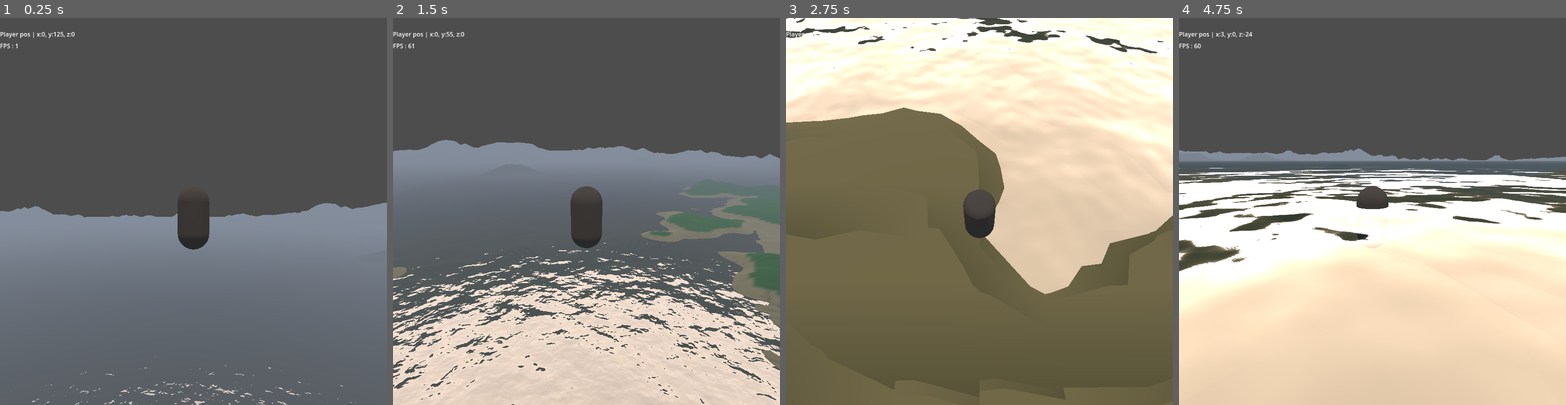
Above: before the commit, frames 1-4 (left to right).
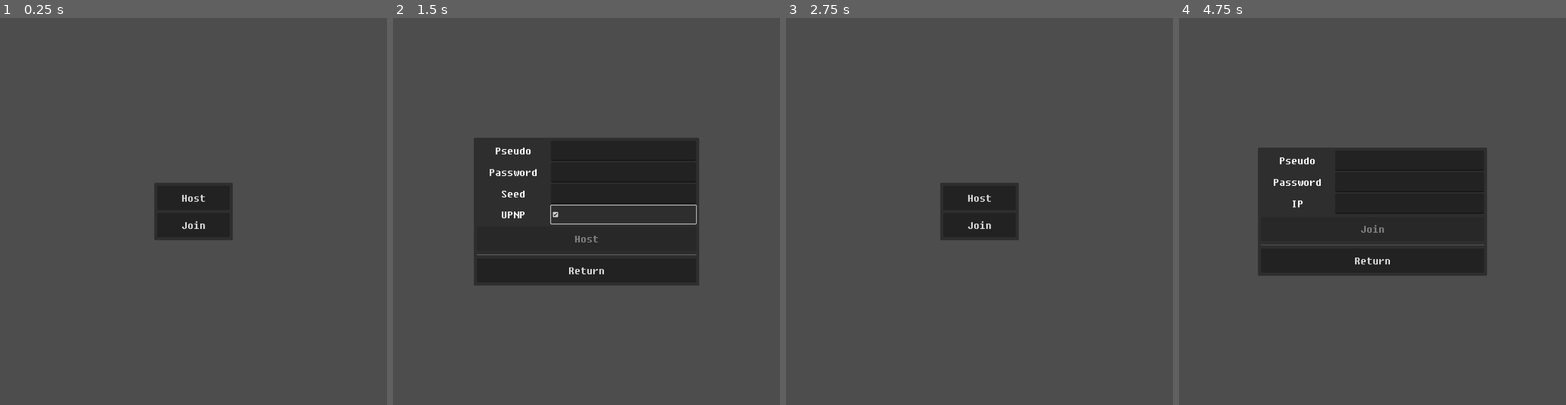
Above: after the commit, the same moments.

Repository: Mo-BiuS/Terrain3DGenTest2
Game: Godot game, scene res://Source/Main.tscn
Same seed, same stepped clock (60 frames per second), same inputs: the game is played once before the commit and once after it. Before the commit the project starts from res://Source/Game/Game.tscn.
Inputs (mouse positions are in pixels of both pictures, inside the frame that each line leads up to):
- Up to frame 1 (0.25 s): no input
- Up to frame 2 (1.5 s): click (586, 196) at 0.5 s, where only the run after the commit has a clickable "Host"; click (625, 215) at 1.27 s
- Up to frame 3 (2.75 s): click (979, 269) at 2 s, where only the run after the commit has a clickable "Return"
- Up to frame 4 (4.75 s): click (1372, 226) at 2.75 s, where only the run after the commit has a clickable "Join"; move the mouse to (1391, 211) at 3.52 s; hold Space (space) 3.53-4.28 s; hold W (forward) from 3.53 s (still down); move the mouse to (1353, 211) at 4.27 s; tap Space (space) at 4.35 s

The runs differ from the first frame. In frame 1, 47% of the frame differs, in the area x 0-100%, y 3-100%; in frame 2, 57%; in frame 3, 83%, in the area x 0-100%, y 0-100%; in frame 4, 62%.

Commit message:
basic menu

Diff:
--- a/Source/Game/UI/MenuUI.gd
+++ /dev/null
@@ -1 +0,0 @@
-class_name MenuUI extends CanvasLayer
--- a/Source/Game/UI/MenuUI.tscn
+++ /dev/null
@@ -1,3 +0,0 @@
-[gd_scene format=3 uid="uid://bblfkbm1wa1mo"]
-
-[node name="MenuUI" type="CanvasLayer"]
--- a/Source/Main.tscn
+++ b/Source/Main.tscn
@@ -1,6 +1,9 @@
-[gd_scene load_steps=2 format=3 uid="uid://lpe2ad78lunl"]
+[gd_scene load_steps=3 format=3 uid="uid://lpe2ad78lunl"]
 
 [ext_resource type="Script" path="res://Source/Main.gd" id="1_lt2bo"]
+[ext_resource type="PackedScene" uid="uid://bblfkbm1wa1mo" path="res://Source/MenuUI/MenuUI.tscn" id="2_kdatj"]
 
 [node name="Main" type="Node"]
 script = ExtResource("1_lt2bo")
+
+[node name="MenuUI" parent="." instance=ExtResource("2_kdatj")]
--- /dev/null
+++ b/Source/MenuUI/HostMenu.gd
@@ -0,0 +1,28 @@
+class_name HostMenu extends PanelContainer
+
+@onready var pseudoLine:LineEdit = $MarginContainer/VBoxContainer/GridContainer/PseudoLine
+@onready var passwordLine:LineEdit = $MarginContainer/VBoxContainer/GridContainer/PasswordLine
+@onready var seedLine:LineEdit = $MarginContainer/VBoxContainer/GridContainer/SeedLine
+@onready var upnpCheck:CheckBox = $MarginContainer/VBoxContainer/GridContainer/UPNPCheck
+
+@onready var hostButton:Button = $MarginContainer/VBoxContainer/HostButton
+
+signal host(pseudo:String, password:String, seed:int, upnp:bool)
+signal goBack()
+
+func init():
+	pseudoLine.clear()
+	passwordLine.clear()
+	seedLine.clear()
+	upnpCheck.button_pressed = false
+	hostButton.disabled = true
+
+func validateHost()-> void:
+	hostButton.disabled = !(!pseudoLine.text.is_empty())
+func _on_pseudo_line_text_changed(new_text: String) -> void:
+	validateHost()
+
+func _on_host_button_pressed() -> void:
+	host.emit(pseudoLine.text, passwordLine.text, seedLine.text.to_int(), upnpCheck.button_pressed)
+func _on_go_back_button_pressed() -> void:
+	goBack.emit()
--- /dev/null
+++ b/Source/MenuUI/HostMenu.tscn
@@ -0,0 +1,109 @@
+[gd_scene load_steps=3 format=3 uid="uid://ltasiqwkkfa8"]
+
+[ext_resource type="FontFile" uid="uid://d0aw4bklyegh8" path="res://Ressources/Font/FSEX300.ttf" id="1_chire"]
+[ext_resource type="Script" path="res://Source/MenuUI/HostMenu.gd" id="1_nklh8"]
+
+[node name="HostMenu" type="PanelContainer"]
+anchors_preset = 8
+anchor_left = 0.5
+anchor_top = 0.5
+anchor_right = 0.5
+anchor_bottom = 0.5
+offset_left = -20.0
+offset_top = -20.0
+offset_right = 20.0
+offset_bottom = 20.0
+grow_horizontal = 2
+grow_vertical = 2
+script = ExtResource("1_nklh8")
+
+[node name="MarginContainer" type="MarginContainer" parent="."]
+layout_mode = 2
+theme_override_constants/margin_left = 8
+theme_override_constants/margin_top = 8
+theme_override_constants/margin_right = 8
+theme_override_constants/margin_bottom = 8
+
+[node name="VBoxContainer" type="VBoxContainer" parent="MarginContainer"]
+layout_mode = 2
+theme_override_constants/separation = 8
+
+[node name="GridContainer" type="GridContainer" parent="MarginContainer/VBoxContainer"]
+layout_mode = 2
+columns = 2
+
+[node name="Label" type="Label" parent="MarginContainer/VBoxContainer/GridContainer"]
+custom_minimum_size = Vector2(192, 48)
+layout_mode = 2
+theme_override_fonts/font = ExtResource("1_chire")
+theme_override_font_sizes/font_size = 32
+text = "Pseudo"
+horizontal_alignment = 1
+vertical_alignment = 1
+
+[node name="PseudoLine" type="LineEdit" parent="MarginContainer/VBoxContainer/GridContainer"]
+custom_minimum_size = Vector2(384, 0)
+layout_mode = 2
+theme_override_font_sizes/font_size = 32
+
+[node name="Label2" type="Label" parent="MarginContainer/VBoxContainer/GridContainer"]
+custom_minimum_size = Vector2(192, 48)
+layout_mode = 2
+theme_override_fonts/font = ExtResource("1_chire")
+theme_override_font_sizes/font_size = 32
+text = "Password"
+horizontal_alignment = 1
+vertical_alignment = 1
+
+[node name="PasswordLine" type="LineEdit" parent="MarginContainer/VBoxContainer/GridContainer"]
+custom_minimum_size = Vector2(384, 0)
+layout_mode = 2
+theme_override_font_sizes/font_size = 32
+secret = true
+
+[node name="Label3" type="Label" parent="MarginContainer/VBoxContainer/GridContainer"]
+custom_minimum_size = Vector2(192, 48)
+layout_mode = 2
+theme_override_fonts/font = ExtResource("1_chire")
+theme_override_font_sizes/font_size = 32
+text = "Seed"
+horizontal_alignment = 1
+vertical_alignment = 1
+
+[node name="SeedLine" type="LineEdit" parent="MarginContainer/VBoxContainer/GridContainer"]
+custom_minimum_size = Vector2(384, 0)
+layout_mode = 2
+theme_override_font_sizes/font_size = 32
+
+[node name="Label4" type="Label" parent="MarginContainer/VBoxContainer/GridContainer"]
+custom_minimum_size = Vector2(192, 48)
+layout_mode = 2
+theme_override_fonts/font = ExtResource("1_chire")
+theme_override_font_sizes/font_size = 32
+text = "UPNP"
+horizontal_alignment = 1
+vertical_alignment = 1
+
+[node name="UPNPCheck" type="CheckBox" parent="MarginContainer/VBoxContainer/GridContainer"]
+layout_mode = 2
+
+[node name="HostButton" type="Button" parent="MarginContainer/VBoxContainer"]
+custom_minimum_size = Vector2(0, 64)
+layout_mode = 2
+theme_override_fonts/font = ExtResource("1_chire")
+theme_override_font_sizes/font_size = 32
+text = "Host"
+
+[node name="HSeparator" type="HSeparator" parent="MarginContainer/VBoxContainer"]
+layout_mode = 2
+
+[node name="GoBackButton" type="Button" parent="MarginContainer/VBoxContainer"]
+custom_minimum_size = Vector2(0, 64)
+layout_mode = 2
+theme_override_fonts/font = ExtResource("1_chire")
+theme_override_font_sizes/font_size = 32
+text = "Return"
+
+[connection signal="text_changed" from="MarginContainer/VBoxContainer/GridContainer/PseudoLine" to="." method="_on_pseudo_line_text_changed"]
+[connection signal="pressed" from="MarginContainer/VBoxContainer/HostButton" to="." method="_on_host_button_pressed"]
+[connection signal="pressed" from="MarginContainer/VBoxContainer/GoBackButton" to="." method="_on_go_back_button_pressed"]
--- /dev/null
+++ b/Source/MenuUI/JoinMenu.gd
@@ -0,0 +1,29 @@
+class_name JoinMenu extends PanelContainer
+
+@onready var pseudoLine:LineEdit = $MarginContainer/VBoxContainer/GridContainer/PseudoLine
+@onready var passwordLine:LineEdit = $MarginContainer/VBoxContainer/GridContainer/PasswordLine
+@onready var IPLine:LineEdit = $MarginContainer/VBoxContainer/GridContainer/IPLine
+
+@onready var joinButton:Button = $MarginContainer/VBoxContainer/JoinButton
+
+signal join(pseudo:String, password:String, ipAdress:String)
+signal goBack()
+
+func init():
+	pseudoLine.clear()
+	passwordLine.clear()
+	IPLine.clear()
+	joinButton.disabled = true
+
+func validateJoin()-> void:
+	joinButton.disabled = !(!pseudoLine.text.is_empty() && IPLine.text.is_valid_ip_address())
+
+func _on_pseudo_line_text_changed(new_text: String) -> void:
+	validateJoin()
+func _on_ip_line_text_changed(new_text: String) -> void:
+	validateJoin()
+
+func _on_join_button_pressed() -> void:
+	join.emit(pseudoLine.text, passwordLine.text, IPLine)
+func _on_go_back_button_pressed() -> void:
+	goBack.emit()
--- /dev/null
+++ b/Source/MenuUI/JoinMenu.tscn
@@ -0,0 +1,98 @@
+[gd_scene load_steps=3 format=3 uid="uid://dssoxi6pfg7rs"]
+
+[ext_resource type="FontFile" uid="uid://d0aw4bklyegh8" path="res://Ressources/Font/FSEX300.ttf" id="1_bcw24"]
+[ext_resource type="Script" path="res://Source/MenuUI/JoinMenu.gd" id="1_rtyv6"]
+
+[node name="JoinMenu" type="PanelContainer"]
+anchors_preset = 8
+anchor_left = 0.5
+anchor_top = 0.5
+anchor_right = 0.5
+anchor_bottom = 0.5
+offset_left = -146.0
+offset_top = -98.0
+offset_right = 146.0
+offset_bottom = 98.0
+grow_horizontal = 2
+grow_vertical = 2
+script = ExtResource("1_rtyv6")
+
+[node name="MarginContainer" type="MarginContainer" parent="."]
+layout_mode = 2
+theme_override_constants/margin_left = 8
+theme_override_constants/margin_top = 8
+theme_override_constants/margin_right = 8
+theme_override_constants/margin_bottom = 8
+
+[node name="VBoxContainer" type="VBoxContainer" parent="MarginContainer"]
+layout_mode = 2
+theme_override_constants/separation = 8
+
+[node name="GridContainer" type="GridContainer" parent="MarginContainer/VBoxContainer"]
+layout_mode = 2
+columns = 2
+
+[node name="Label" type="Label" parent="MarginContainer/VBoxContainer/GridContainer"]
+custom_minimum_size = Vector2(192, 48)
+layout_mode = 2
+theme_override_fonts/font = ExtResource("1_bcw24")
+theme_override_font_sizes/font_size = 32
+text = "Pseudo"
+horizontal_alignment = 1
+vertical_alignment = 1
+
+[node name="PseudoLine" type="LineEdit" parent="MarginContainer/VBoxContainer/GridContainer"]
+custom_minimum_size = Vector2(394, 0)
+layout_mode = 2
+theme_override_font_sizes/font_size = 32
+
+[node name="Label2" type="Label" parent="MarginContainer/VBoxContainer/GridContainer"]
+custom_minimum_size = Vector2(192, 48)
+layout_mode = 2
+theme_override_fonts/font = ExtResource("1_bcw24")
+theme_override_font_sizes/font_size = 32
+text = "Password"
+horizontal_alignment = 1
+vertical_alignment = 1
+
+[node name="PasswordLine" type="LineEdit" parent="MarginContainer/VBoxContainer/GridContainer"]
+custom_minimum_size = Vector2(394, 0)
+layout_mode = 2
+theme_override_font_sizes/font_size = 32
+secret = true
+
+[node name="Label3" type="Label" parent="MarginContainer/VBoxContainer/GridContainer"]
+custom_minimum_size = Vector2(192, 48)
+layout_mode = 2
+theme_override_fonts/font = ExtResource("1_bcw24")
+theme_override_font_sizes/font_size = 32
+text = "IP"
+horizontal_alignment = 1
+vertical_alignment = 1
+
+[node name="IPLine" type="LineEdit" parent="MarginContainer/VBoxContainer/GridContainer"]
+custom_minimum_size = Vector2(394, 0)
+layout_mode = 2
+theme_override_font_sizes/font_size = 32
+
+[node name="JoinButton" type="Button" parent="MarginContainer/VBoxContainer"]
+custom_minimum_size = Vector2(0, 64)
+layout_mode = 2
+theme_override_fonts/font = ExtResource("1_bcw24")
+theme_override_font_sizes/font_size = 32
+text = "Join"
+
+[node name="HSeparator" type="HSeparator" parent="MarginContainer/VBoxContainer"]
+layout_mode = 2
+
+[node name="GoBackButton" type="Button" parent="MarginContainer/VBoxContainer"]
+custom_minimum_size = Vector2(0, 64)
+layout_mode = 2
+theme_override_fonts/font = ExtResource("1_bcw24")
+theme_override_font_sizes/font_size = 32
+text = "Return"
+
+[connection signal="text_changed" from="MarginContainer/VBoxContainer/GridContainer/PseudoLine" to="." method="_on_pseudo_line_text_changed"]
+[connection signal="text_changed" from="MarginContainer/VBoxContainer/GridContainer/IPLine" to="." method="_on_ip_line_text_changed"]
+[connection signal="pressed" from="MarginContainer/VBoxContainer/JoinButton" to="." method="_on_join_button_pressed"]
+[connection signal="pressed" from="MarginContainer/VBoxContainer/GoBackButton" to="." method="_on_go_back_button_pressed"]
--- /dev/null
+++ b/Source/MenuUI/MenuUI.gd
@@ -0,0 +1,37 @@
+class_name MenuUI extends CanvasLayer
+
+@onready var multiplayerMenu:MultiplayerMenu=$MultiplayerMenu
+@onready var hostMenu:HostMenu=$HostMenu
+@onready var joinMenu:JoinMenu=$JoinMenu
+
+signal host(pseudo:String, password:String, seed:int, upnp:bool)
+signal join(pseudo:String, password:String, ipAdress:String)
+
+func _ready() -> void:
+	for i in get_children():i.hide()
+	multiplayerMenu.show()
+
+############[MultiplayerMenu]############
+func _on_multiplayer_menu_host() -> void:
+	multiplayerMenu.hide()
+	hostMenu.init()
+	hostMenu.show()
+func _on_multiplayer_menu_join() -> void:
+	multiplayerMenu.hide()
+	joinMenu.show()
+	joinMenu.init()
+
+func _on_host_menu_host(pseudo: String, password: String, seed: int, upnp: bool) -> void:
+	hostMenu.hide()
+	host.emit(pseudo, password, seed, upnp)
+func _on_host_menu_go_back() -> void:
+	hostMenu.hide()
+	multiplayerMenu.show()
+
+
+func _on_join_menu_join(pseudo: String, password: String, ipAdress: String) -> void:
+	joinMenu.hide()
+	join.emit(pseudo, password, ipAdress)
+func _on_join_menu_go_back() -> void:
+	joinMenu.hide()
+	multiplayerMenu.show()
--- /dev/null
+++ b/Source/MenuUI/MenuUI.tscn
@@ -0,0 +1,25 @@
+[gd_scene load_steps=5 format=3 uid="uid://bblfkbm1wa1mo"]
+
+[ext_resource type="PackedScene" uid="uid://gtvffnkx5nci" path="res://Source/MenuUI/MultiplayerMenu.tscn" id="1_25vbi"]
+[ext_resource type="Script" path="res://Source/MenuUI/MenuUI.gd" id="1_kpfep"]
+[ext_resource type="PackedScene" uid="uid://ltasiqwkkfa8" path="res://Source/MenuUI/HostMenu.tscn" id="3_th5ik"]
+[ext_resource type="PackedScene" uid="uid://dssoxi6pfg7rs" path="res://Source/MenuUI/JoinMenu.tscn" id="5_v4hj6"]
+
+[node name="MenuUI" type="CanvasLayer"]
+script = ExtResource("1_kpfep")
+
+[node name="MultiplayerMenu" parent="." instance=ExtResource("1_25vbi")]
+visible = false
+
+[node name="HostMenu" parent="." instance=ExtResource("3_th5ik")]
+visible = false
+
+[node name="JoinMenu" parent="." instance=ExtResource("5_v4hj6")]
+visible = false
+
+[connection signal="host" from="MultiplayerMenu" to="." method="_on_multiplayer_menu_host"]
+[connection signal="join" from="MultiplayerMenu" to="." method="_on_multiplayer_menu_join"]
+[connection signal="goBack" from="HostMenu" to="." method="_on_host_menu_go_back"]
+[connection signal="host" from="HostMenu" to="." method="_on_host_menu_host"]
+[connection signal="goBack" from="JoinMenu" to="." method="_on_join_menu_go_back"]
+[connection signal="join" from="JoinMenu" to="." method="_on_join_menu_join"]
--- /dev/null
+++ b/Source/MenuUI/MultiplayerMenu.gd
@@ -0,0 +1,9 @@
+class_name MultiplayerMenu extends PanelContainer
+
+signal host;
+signal join;
+
+func _on_host_button_pressed() -> void:
+	host.emit()
+func _on_join_button_pressed() -> void:
+	join.emit()
--- /dev/null
+++ b/Source/MenuUI/MultiplayerMenu.tscn
@@ -0,0 +1,46 @@
+[gd_scene load_steps=3 format=3 uid="uid://gtvffnkx5nci"]
+
+[ext_resource type="FontFile" uid="uid://d0aw4bklyegh8" path="res://Ressources/Font/FSEX300.ttf" id="1_0k05n"]
+[ext_resource type="Script" path="res://Source/MenuUI/MultiplayerMenu.gd" id="1_ig2mv"]
+
+[node name="MultiplayerMenu" type="PanelContainer"]
+anchors_preset = 8
+anchor_left = 0.5
+anchor_top = 0.5
+anchor_right = 0.5
+anchor_bottom = 0.5
+offset_left = -72.0
+offset_top = -36.0
+offset_right = 72.0
+offset_bottom = 36.0
+grow_horizontal = 2
+grow_vertical = 2
+script = ExtResource("1_ig2mv")
+
+[node name="MarginContainer" type="MarginContainer" parent="."]
+layout_mode = 2
+theme_override_constants/margin_left = 8
+theme_override_constants/margin_top = 8
+theme_override_constants/margin_right = 8
+theme_override_constants/margin_bottom = 8
+
+[node name="SelectMenu" type="VBoxContainer" parent="MarginContainer"]
+layout_mode = 2
+theme_override_constants/separation = 8
+
+[node name="HostButton" type="Button" parent="MarginContainer/SelectMenu"]
+custom_minimum_size = Vector2(192, 64)
+layout_mode = 2
+theme_override_fonts/font = ExtResource("1_0k05n")
+theme_override_font_sizes/font_size = 32
+text = "Host"
+
+[node name="JoinButton" type="Button" parent="MarginContainer/SelectMenu"]
+custom_minimum_size = Vector2(192, 64)
+layout_mode = 2
+theme_override_fonts/font = ExtResource("1_0k05n")
+theme_override_font_sizes/font_size = 32
+text = "Join"
+
+[connection signal="pressed" from="MarginContainer/SelectMenu/HostButton" to="." method="_on_host_button_pressed"]
+[connection signal="pressed" from="MarginContainer/SelectMenu/JoinButton" to="." method="_on_join_button_pressed"]
--- a/project.godot
+++ b/project.godot
@@ -11,7 +11,7 @@
 [application]
 
 config/name="Terrain3DGenTest2"
-run/main_scene="res://Source/Game/Game.tscn"
+run/main_scene="res://Source/Main.tscn"
 config/features=PackedStringArray("4.3", "Forward Plus")
 config/icon="res://icon.svg"
 
Binary file added: Ressources/Font/FSEX300.ttf
Not shown, added: Ressources/Font/FSEX300.ttf.import
